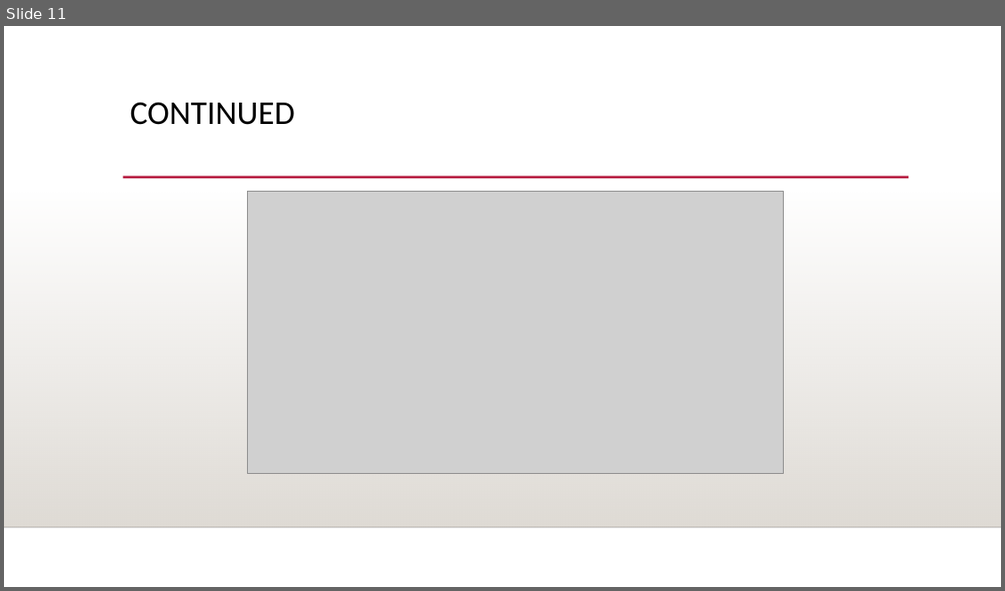
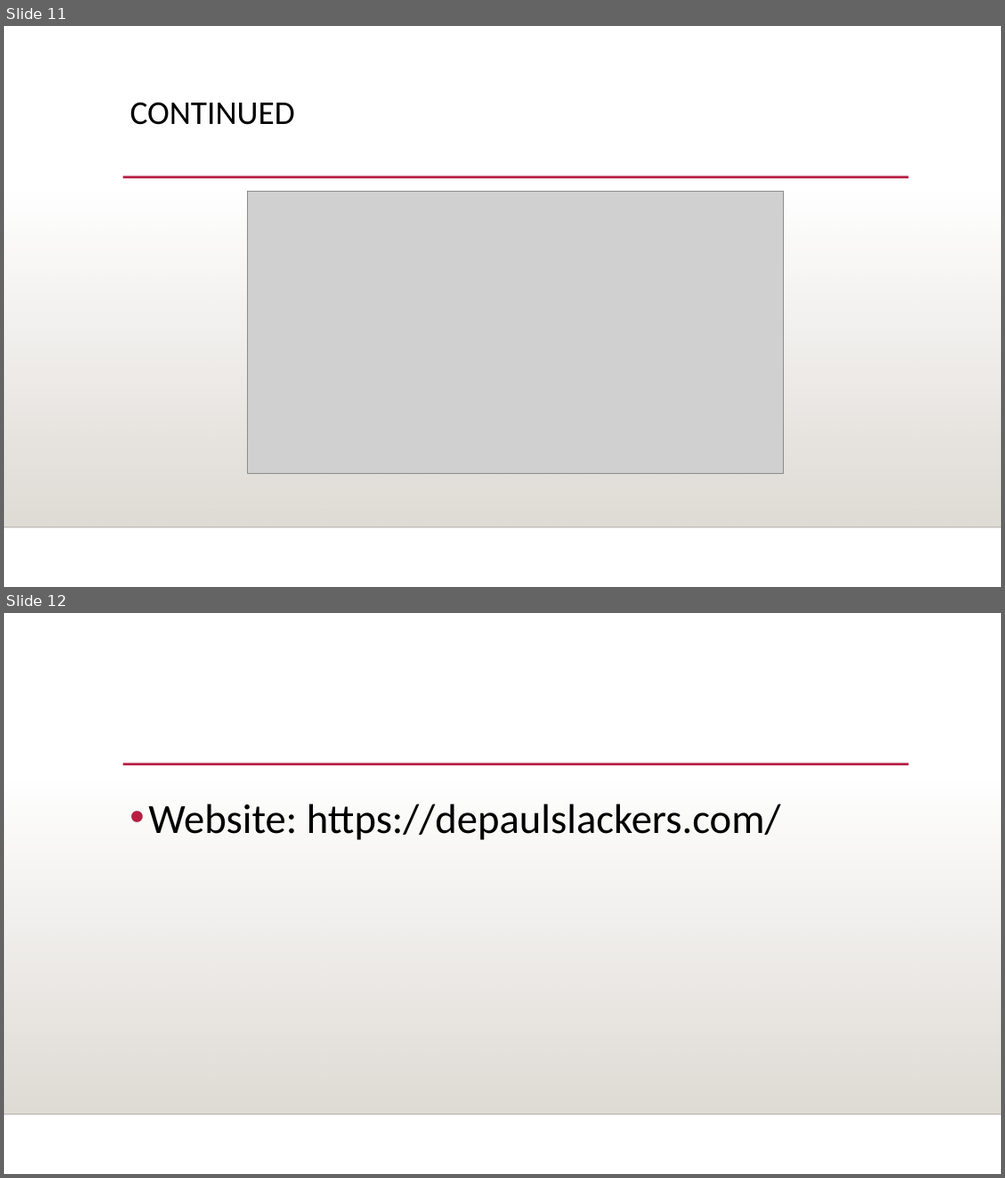
Before and after one commit to ytan17/CSC394-Sofeware-Project, a slide deck: solution_doc/DePaul slackers - Presentation (HW 2).ppt. Shown one above the other, each under a label of ours: slide 11 before the commit, slides 11 and 12 after it. The pictures are 1005x591 and 1005x1178 pixels, drawn with LibreOffice and Linux fonts; fonts in the diff are those of the drawing; grey boxes stand for pictures; background and template pictures are left out. Boxes give left, top, right and bottom in pixels: in the first picture for what was removed or moved away, otherwise in the second. Text is boxed around its words. In the diff, an @@ line names an element or a change of style, - is before the commit and + after.

```diff
--- a/solution_doc/DePaul slackers - Presentation (HW 2).ppt
+++ b/solution_doc/DePaul slackers - Presentation (HW 2).ppt
@@ slide 12 added at box(4, 613, 1001, 1174), background picture (left out); not listed: 3 template elements that a slide beside it also shows @@
@@ text added at box(148, 803, 781, 840), 40 pt, text #000000 @@
+• Website: https://depaulslackers.com/
```
Also in this commit, not shown: 3 other files.
